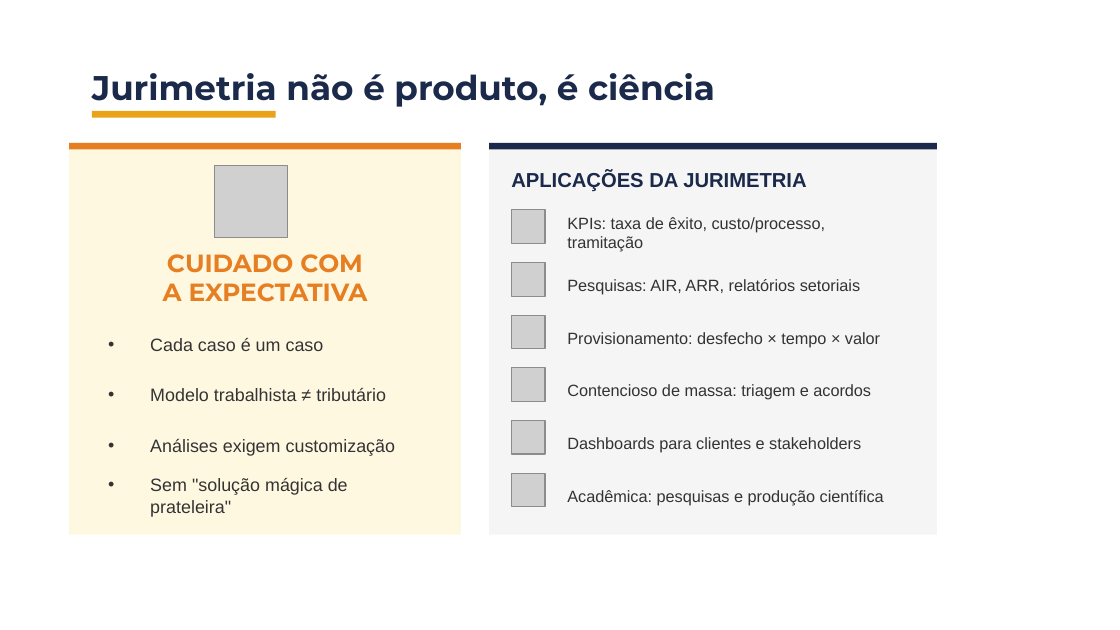
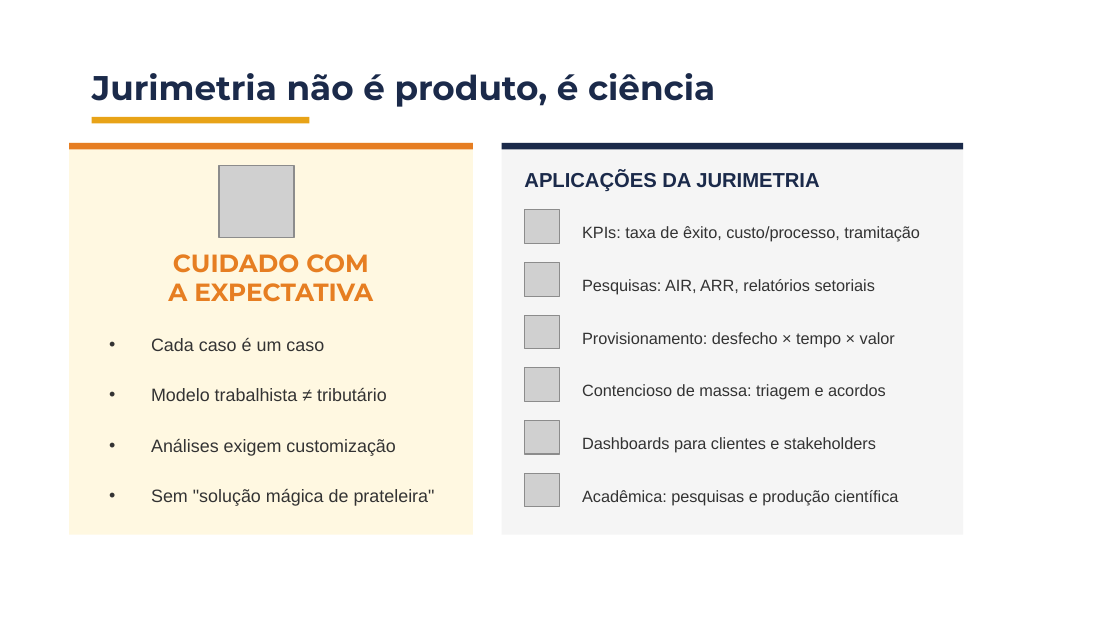
Before and after one commit to BrunoDaleffi/ibmec, a slide deck: slide 25 of jurimetria/aulas/aula_01/slides/aula1_bloco1_jurimetria.pptx. Drawn at 1120x630 pixels with LibreOffice and Linux fonts; fonts in the diff are those of the drawing; grey boxes stand for pictures; background and template pictures are left out. Boxes give left, top, right and bottom in pixels: in the first picture for what was removed or moved away, otherwise in the second. Text is boxed around its words. In the diff, an @@ line names an element or a change of style, - is before the commit and + after.

```diff
--- a/jurimetria/aulas/aula_01/slides/aula1_bloco1_jurimetria.pptx
+++ b/jurimetria/aulas/aula_01/slides/aula1_bloco1_jurimetria.pptx
@@ rectangle: place and size @@
-rectangle at box(92, 111, 276, 118)
+rectangle at box(92, 116, 309, 123)
@@ rectangle: place and size @@
-rectangle at box(69, 142, 461, 534)
+rectangle at box(69, 142, 474, 534)
@@ rectangle: place and size @@
-rectangle at box(69, 142, 461, 149)
+rectangle at box(69, 142, 474, 149)
@@ rectangle: place and size @@
-rectangle at box(489, 142, 937, 534)
+rectangle at box(502, 142, 963, 534)
@@ rectangle: place and size @@
-rectangle at box(489, 142, 937, 149)
+rectangle at box(502, 142, 963, 149)
@@ picture: place and size @@
-picture at box(215, 165, 288, 237)
+picture at box(220, 165, 295, 237)
@@ text "APLICAÇÕES DA JURIMETRIA": place and size @@
-text "APLICAÇÕES DA JURIMETRIA" at box(511, 171, 806, 191)
+text "APLICAÇÕES DA JURIMETRIA" at box(524, 171, 819, 191)
@@ text "KPIs: taxa de êxito, custo/processo, ..." rewrapped from box(567, 217, 826, 252) to box(582, 226, 920, 242) @@
@@ text "CUIDADO COM": place and size @@
-text "CUIDADO COM" at box(163, 254, 368, 302)
+text "CUIDADO COM" at box(168, 254, 373, 302)
@@ text "Pesquisas: AIR, ARR, relatórios setoriais": place and size @@
-text "Pesquisas: AIR, ARR, relatórios setoriais" at box(567, 279, 860, 295)
+text "Pesquisas: AIR, ARR, relatórios setoriais" at box(582, 279, 875, 295)
@@ text "Provisionamento: desfecho × tempo × ...": place and size @@
-text "Provisionamento: desfecho × tempo × ..." at box(567, 332, 880, 347)
+text "Provisionamento: desfecho × tempo × ..." at box(582, 332, 895, 347)
@@ text "Contencioso de massa: triagem e ...": place and size @@
-text "Contencioso de massa: triagem e ..." at box(567, 384, 871, 400)
+text "Contencioso de massa: triagem e ..." at box(582, 384, 886, 400)
@@ text "Dashboards para clientes e stakeholders": place and size @@
-text "Dashboards para clientes e stakeholders" at box(567, 437, 861, 453)
+text "Dashboards para clientes e stakeholders" at box(582, 437, 876, 453)
@@ text "Sem "solução mágica de prateleira"" rewrapped from box(150, 478, 348, 517) to box(151, 489, 435, 506) @@
@@ 6 pictures: place and size @@
-6 pictures at box(512, 209, 545, 506)
+6 pictures at box(525, 209, 560, 506)
@@ text "Acadêmica: pesquisas e produção científica": place and size @@
-text "Acadêmica: pesquisas e produção científica" at box(567, 490, 884, 505)
+text "Acadêmica: pesquisas e produção científica" at box(582, 490, 898, 505)
```
Also in this commit, not shown: 40 other slides changed, 11 other files.
